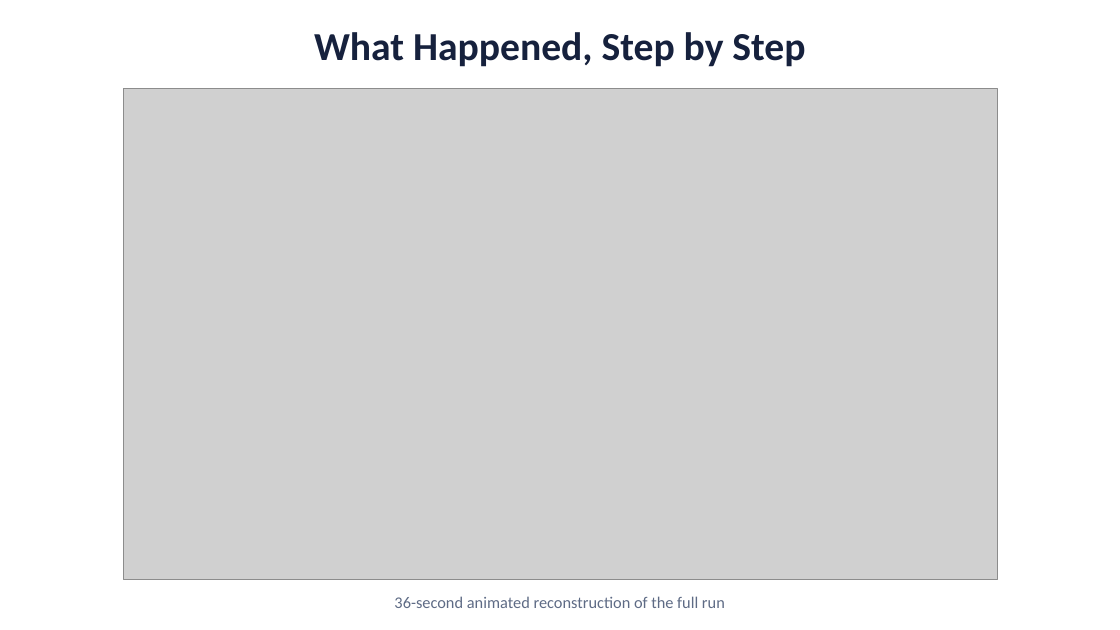
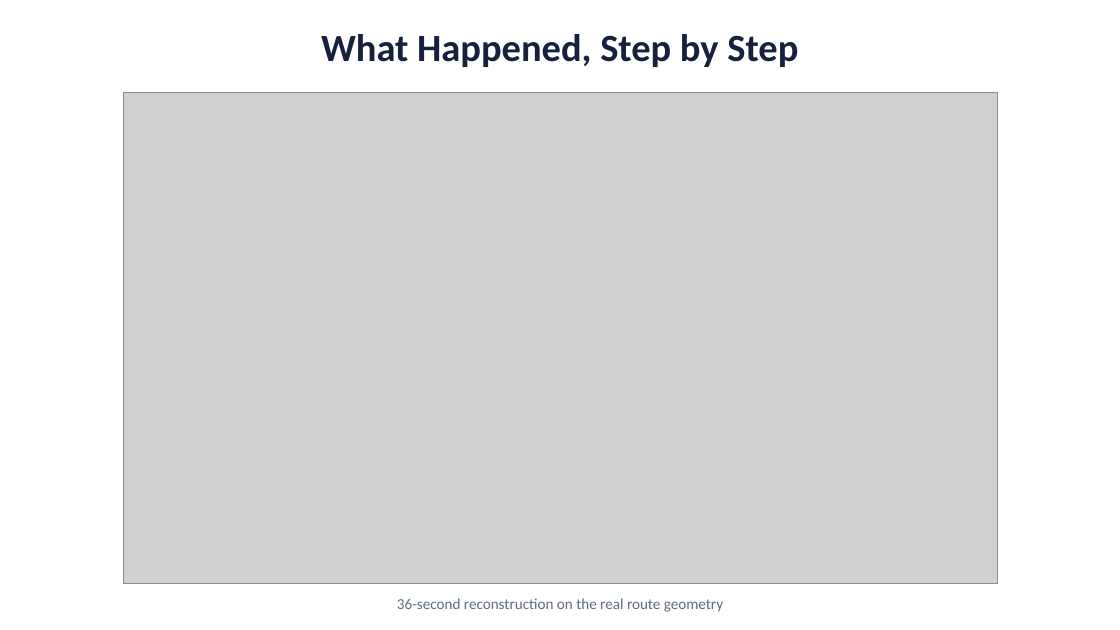
Before and after one commit to deosgracius/offgrid-vehicle-tracker, a slide deck: slide 4 of docs/presentations/Canyon_Demo_Presentation.pptx (slide 3 before the commit). Drawn at 1120x630 pixels with LibreOffice and Linux fonts; fonts in the diff are those of the drawing; grey boxes stand for pictures. Boxes give left, top, right and bottom in pixels: in the first picture for what was removed or moved away, otherwise in the second. Text is boxed around its words. In the diff, an @@ line names an element or a change of style, - is before the commit and + after.

```diff
--- a/docs/presentations/Canyon_Demo_Presentation.pptx
+++ b/docs/presentations/Canyon_Demo_Presentation.pptx
@@ text "What Happened, Step by Step" at [321,34,798,67]: size 34 to 33 pt @@
@@ picture: place and size @@
-picture at [124,88,997,580]
+picture at [124,92,997,584]
@@ text at [397,598,723,612]: text changed; size 14 to 13 pt @@
-36-second animated reconstruction of the full run
+36-second reconstruction on the real route geometry
```
Also in this commit, not shown: 7 other slides changed, 4 slides added, 1 slide removed, 7 other files.
